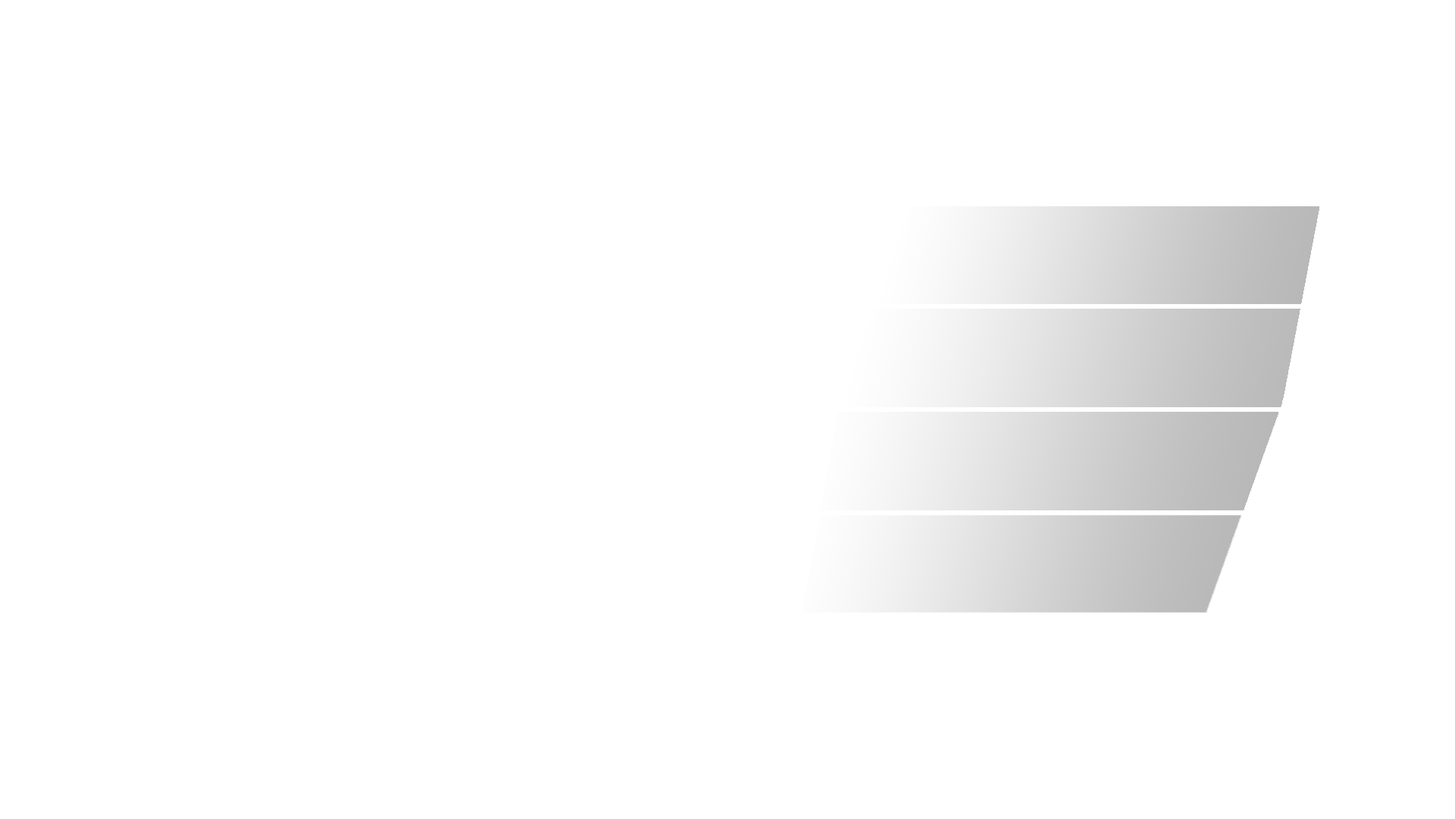
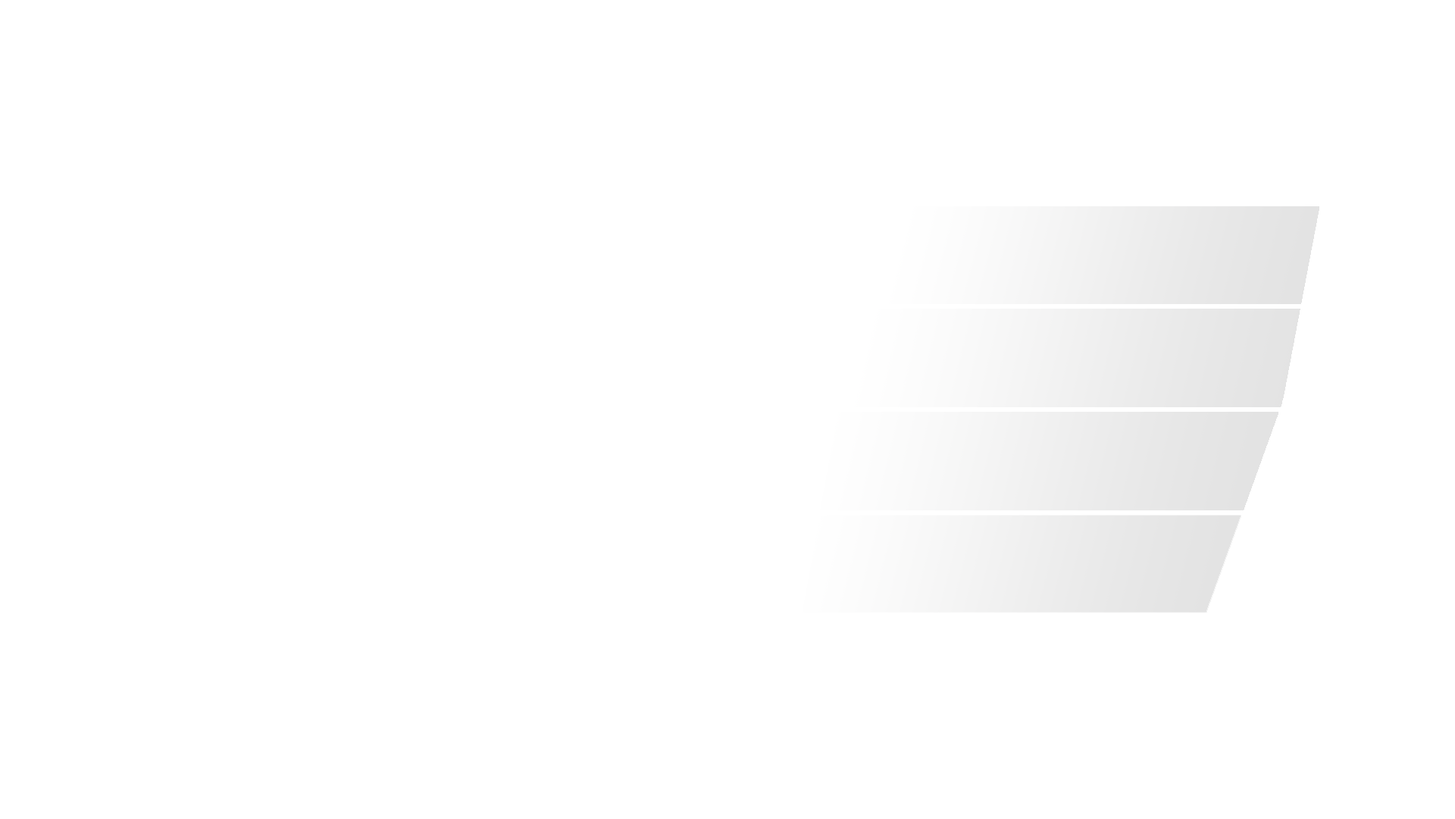
Comparing the layer stacks of the two 1455 x 819 images. Changes:
"Final Summary Select 1": opacity 50% → 20% over [906, 206, 1320, 304]
"Final Summary Select 2": opacity 50% → 20% over [873, 308, 1301, 408]
"Final Summary Select 3": opacity 50% → 20% over [833, 411, 1279, 511]
"Final Summary Select 4": opacity 50% → 20% over [814, 514, 1242, 613]
